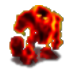
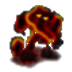
Layer changes from the first 72x72 image to the second:
showed "Lava Layer", painted on it over [9, 5, 63, 69]
removed layer "Clipboard#2" over [9, 5, 63, 68]
painted on "Clipboard" over [9, 5, 64, 65]
